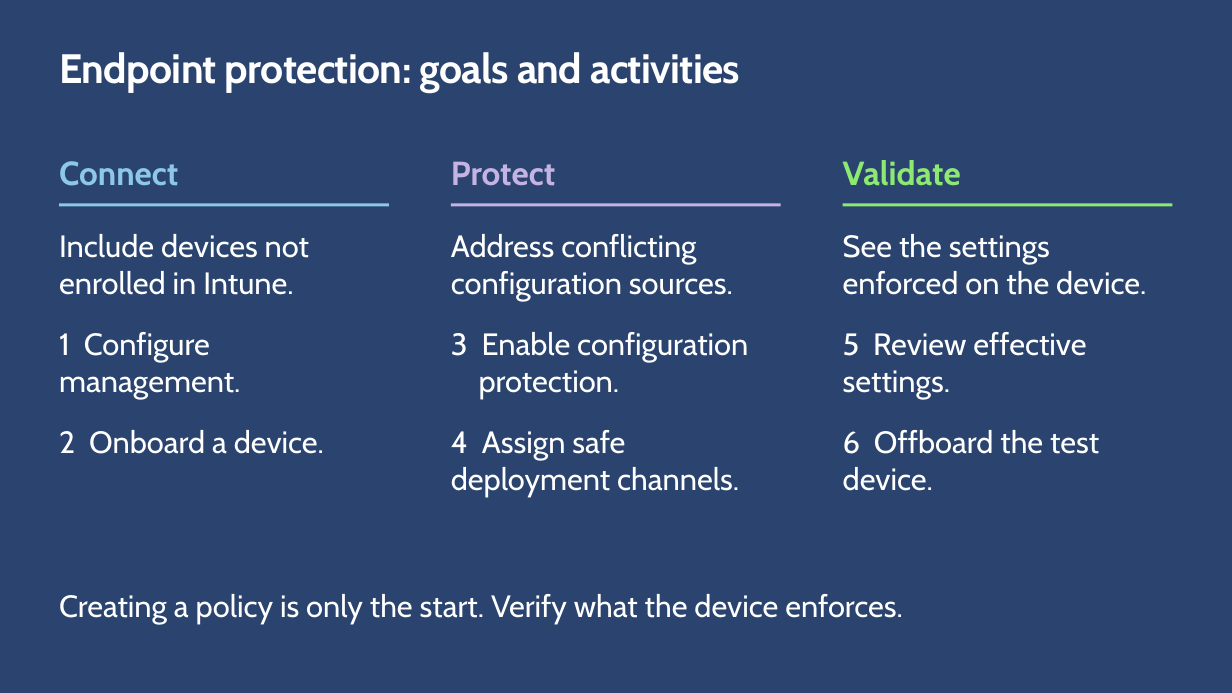
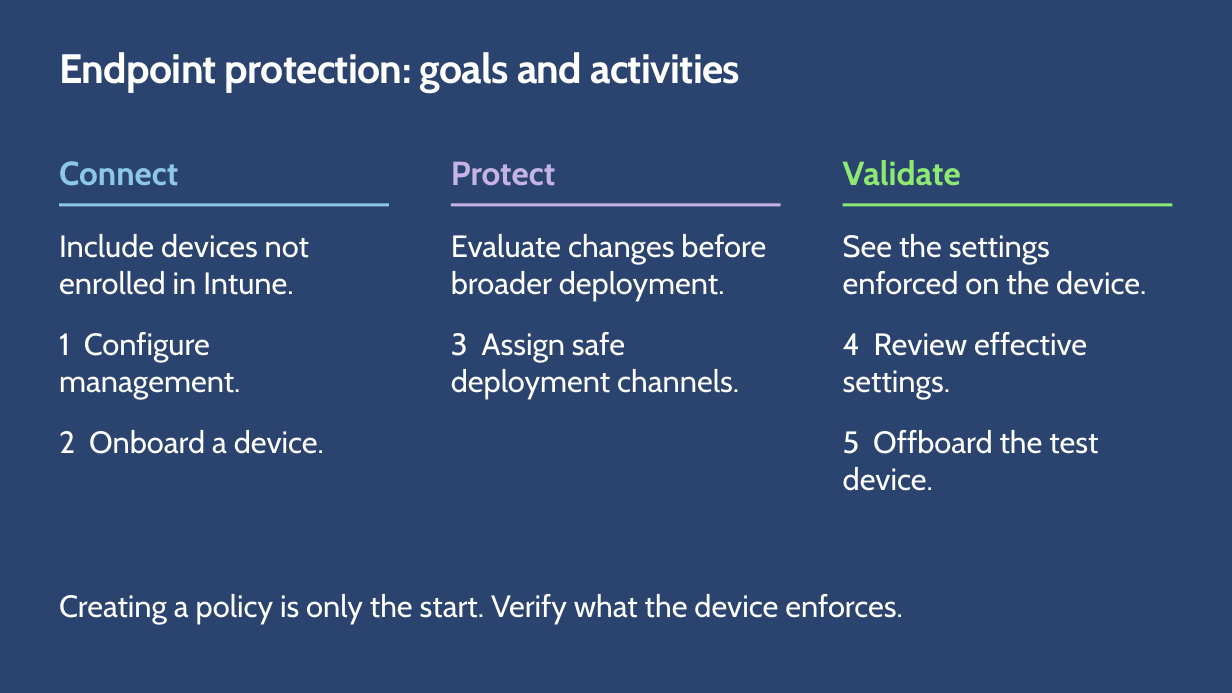
Before and after one commit to microsoft/ignite26-LAB712, a slide deck: slide 2 of docs/slides/LAB712-context-Ignite-2026.pptx. Drawn at 1232x693 pixels with LibreOffice and Linux fonts; fonts in the diff are those of the drawing; background and template pictures are left out. Boxes give left, top, right and bottom in pixels: in the first picture for what was removed or moved away, otherwise in the second. Text is boxed around its words. In the diff, an @@ line names an element or a change of style, - is before the commit and + after.

```diff
--- a/docs/slides/LAB712-context-Ignite-2026.pptx
+++ b/docs/slides/LAB712-context-Ignite-2026.pptx
@@ text at (451, 234, 766, 398): text changed @@
-Address conflicting
-configuration sources.
-3 Enable configuration
-protection.
-4 Assign safe deployment channels.
+Evaluate changes before
+broader deployment.
+3 Assign safe deployment channels.
@@ text at (843, 332, 1098, 491): text changed @@
-5 Review effective settings.
-6 Offboard the test device.
+4 Review effective settings.
+5 Offboard the test device.
```
Also in this commit, not shown: 3 other slides changed, 7 other files.
